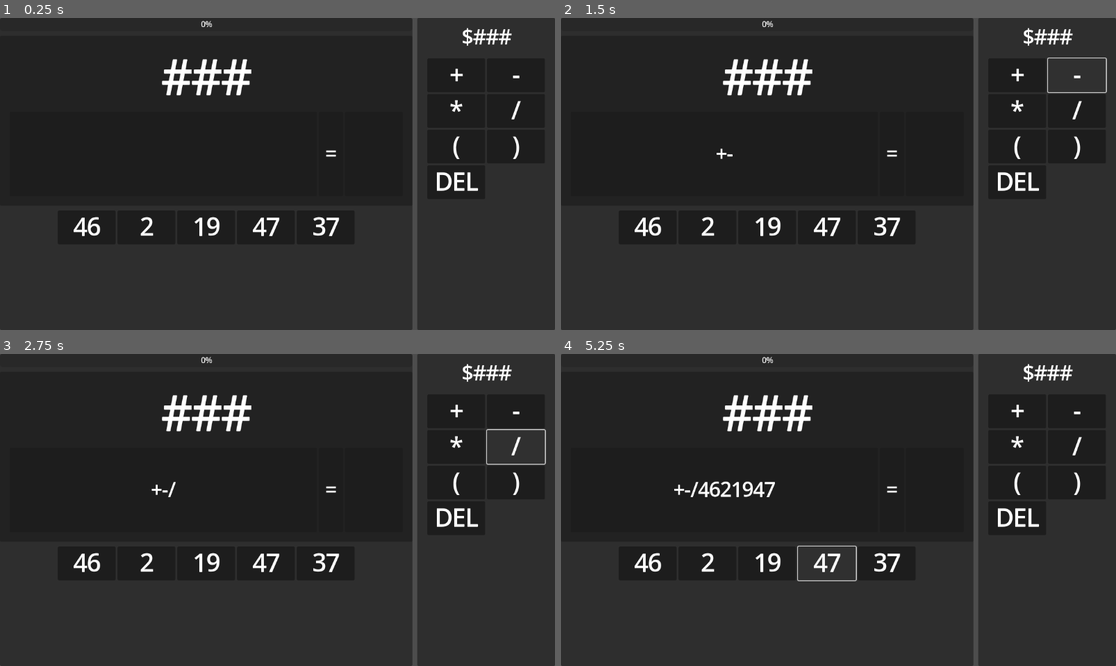
Above: before the commit, frames 1-4 (two rows, left to right).
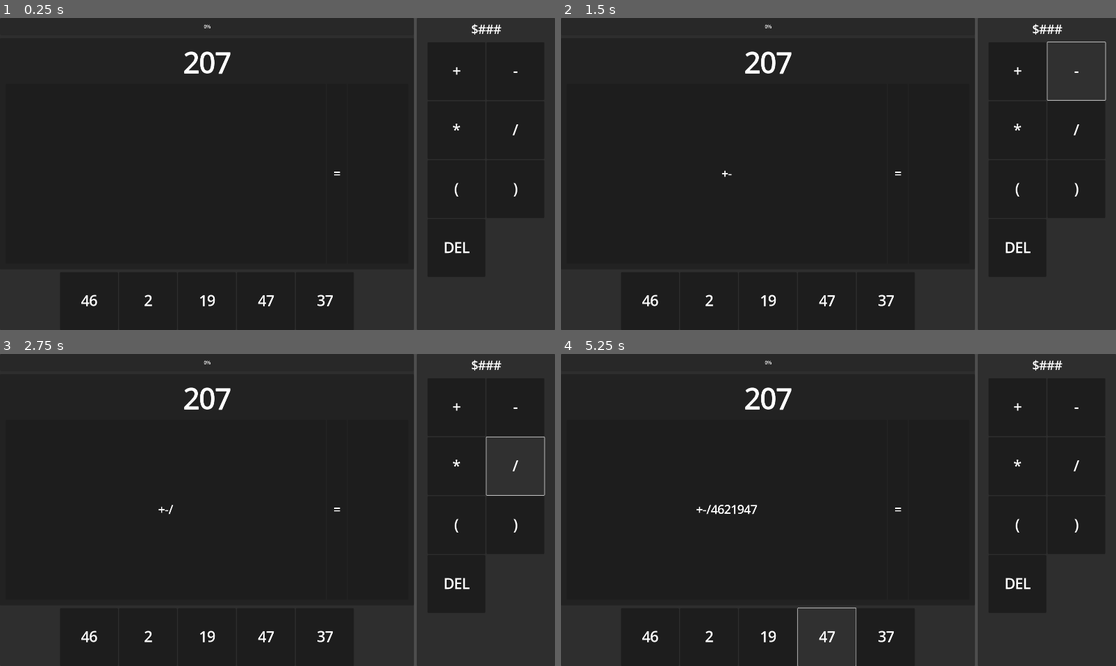
Above: after the commit, the same moments.

Repository: tohuynhphuc/Calculator-Game
Game: Godot game, scene res://game.tscn
Same seed, same stepped clock (60 frames per second), same inputs: the game is played once before the commit and once after it.
Inputs:
- Up to frame 1 (0.25 s): no input
- Up to frame 2 (1.5 s): click "+" at 0.5 s; click "-" at 1.25 s
- Up to frame 3 (2.75 s): click "/" at 2 s
- Up to frame 4 (5.25 s): click "46" at 2.75 s; click "2" at 3.5 s; click "19" at 4.25 s; click "47" at 5 s

The runs differ from the first frame. In frame 1, 3.1% of the frame differs, in the area x 13-94%, y 0-100%; in frame 2, 3.3%; in frame 3, 3.4%; in frame 4, 3.9%.

Commit message:
Fix calculator, add export to Windows and Linux

Diff:
--- a/game_manager.gd
+++ b/game_manager.gd
@@ -16,3 +16,4 @@
 
 func generateTargetNumber() -> void:
 	generatedTarget = randi() % (maxValue - minValue + 1) + minValue
+	print(generatedTarget)
--- a/objects/buttons/base_btn.tscn
+++ b/objects/buttons/base_btn.tscn
@@ -3,8 +3,9 @@
 [ext_resource type="Script" uid="uid://cpaw16ruswkla" path="res://objects/buttons/base_btn.gd" id="1_fl1qo"]
 
 [node name="base_btn" type="PanelContainer"]
-offset_right = 8.0
-offset_bottom = 8.0
+custom_minimum_size = Vector2(200, 200)
+offset_right = 120.0
+offset_bottom = 70.0
 script = ExtResource("1_fl1qo")
 
 [node name="Button" type="Button" parent="."]
--- a/objects/math_area/math_area.gd
+++ b/objects/math_area/math_area.gd
@@ -12,7 +12,7 @@
 	EventBus.equation_button_clicked.connect(on_buttons_clicked)
 	EventBus.delete_button_clicked.connect(on_delete_buttons_clicked)
 
-	result.text = str(GameManager.generatedTarget)
+	target.text = str(GameManager.generatedTarget)
 
 
 # Called every frame. 'delta' is the elapsed time since the previous frame.
--- a/project.godot
+++ b/project.godot
@@ -20,6 +20,11 @@
 EventBus="*res://utils/autoload/event_bus.gd"
 GameManager="*res://game_manager.gd"
 
+[display]
+
+window/size/viewport_width=1920
+window/size/viewport_height=1080
+
 [gui]
 
 theme/default_font_multichannel_signed_distance_field=true
--- a/ui.tscn
+++ b/ui.tscn
@@ -35,6 +35,7 @@
 theme_override_constants/separation = 10
 
 [node name="ProgressBar" type="ProgressBar" parent="HBoxContainer/LeftPanel/LeftSide"]
+custom_minimum_size = Vector2(0, 60)
 layout_mode = 2
 
 [node name="MathArea" parent="HBoxContainer/LeftPanel/LeftSide" instance=ExtResource("1_27fn8")]
@@ -45,7 +46,7 @@
 layout_mode = 2
 size_flags_horizontal = 4
 size_flags_vertical = 3
-size_flags_stretch_ratio = 0.7
+size_flags_stretch_ratio = 0.25
 columns = 6
 
 [node name="RightPanel" type="PanelContainer" parent="HBoxContainer"]
--- a/utils/calculator.gd
+++ b/utils/calculator.gd
@@ -24,8 +24,6 @@
 
 
 static func evaluate_tokens(tokens: Array) -> Variant:
-	print(tokens)
-
 	if tokens.size() == 0:
 		return null
 
@@ -66,7 +64,6 @@
 
 
 static func tokenize(expr: String) -> Array:
-	print(expr)
 	var tokens: Array = []
 	var i := 0
 	expr = expr.strip_edges()
@@ -126,18 +123,17 @@
 # ---- Unary minus + implicit multiplication ----------------------------------
 
 static func _process_unary_and_implicit(tokens: Array) -> Array:
-	print(tokens)
 	var out: Array = []
 	var prev = null
 
 	for t in tokens:
-		var is_op := ["+", "-", "*", "/", "^", "!"].has(t)
+		var is_op := Operators.OPERATORS.has(t)
 		var is_number: bool = t.is_valid_float()
-		var is_ident: bool = not is_number and not is_op and not ["(", ")", ","].has(t)
+		var is_ident: bool = _is_identifier(t)
 
 		# UNARY MINUS
 		if t == "-":
-			if prev == null or prev in ["+", "-", "*", "/", "^", "(", ","]:
+			if prev == null or (Operators.OPERATORS.has(prev) or prev == "(" or prev == ","):
 				out.append("u-")
 			else:
 				out.append("-")
@@ -164,67 +160,31 @@
 	return out
 
 
+#static func _is_identifier(t: String) -> bool:
+	#if t.is_valid_float(): return false
+	#if t in ["+", "-", "*", "/", "^", "!", "u-", "(", ")", ","]: return false
+	#return true
 static func _is_identifier(t: String) -> bool:
-	if t.is_valid_float(): return false
-	if t in ["+", "-", "*", "/", "^", "!", "u-", "(", ")", ","]: return false
+	if t.is_valid_float():
+		return false
+
+	# Parentheses / commas are NOT identifiers
+	if t == "(" or t == ")" or t == ",":
+		return false
+
+	# If it matches an operator token → NOT identifier
+	if Operators.OPERATORS.has(t):
+		return false
+
+	# If it matches a registered function → NOT identifier
+	if Operators.FUNCTIONS.has(t):
+		return false
+
+	# Everything else is treated as identifier
 	return true
 
 
-
-#static func preprocess_tokens(tokens: Array) -> Variant:
-	#var result: Array = []
-	#var last: String = ""  # previous token
-#
-	#for token in tokens:
-		## --- DETECT UNARY MINUS ---
-		#if token == "-":
-			#var is_unary = false
-#
-			#if last == null:
-				#is_unary = true
-			#elif Operators.OPERATORS.has(last):
-				#is_unary = true
-			#elif last == "(":
-				#is_unary = true
-#
-			#if is_unary:
-				#result.append("u-")
-			#else:
-				#result.append("-")
-#
-		## --- IMPLICIT MULTIPLICATION DETECTION ---
-		#else:
-			#if last != null:
-				#var mul_needed = false
-#
-				#var last_is_number = last.is_valid_float()
-				#var last_is_func = Operators.FUNCTIONS.has(last)
-				#var last_is_rparen = last == ")"
-#
-				#var token_is_number = token.is_valid_float()
-				#var token_is_func = Operators.FUNCTIONS.has(token)
-				#var token_is_lparen = token == "("
-#
-				## Cases where we insert *
-				#if last_is_number and token_is_lparen: mul_needed = true
-				#elif last_is_number and token_is_func: mul_needed = true
-				#elif last_is_rparen and token_is_lparen: mul_needed = true
-				#elif last_is_rparen and token_is_func: mul_needed = true
-				#elif last_is_func and token_is_lparen: mul_needed = true
-				#elif last_is_number and token_is_number: mul_needed = true  # only if you allow "2 3"
-#
-				#if mul_needed:
-					#result.append("*")
-#
-			#result.append(token)
-#
-		#last = result[-1]
-#
-	#return result
-
-
 static func infix_to_postfix(tokens: Array) -> Variant:
-	print(tokens)
 	var output = []
 	var stack = []
 
@@ -288,7 +248,6 @@
 
 
 static func evaluate_postfix(postfix: Array) -> Variant:
-	print(postfix)
 	if postfix == [null]:
 		return null
 
Not shown, added: export_presets.cfg
Not shown, added: exports/Calculator.console.exe
Not shown, added: exports/Calculator.exe
Not shown, added: exports/Calculator.pck
Not shown, added: exports/Calculator.sh
Not shown, added: exports/Calculator.x86_64
